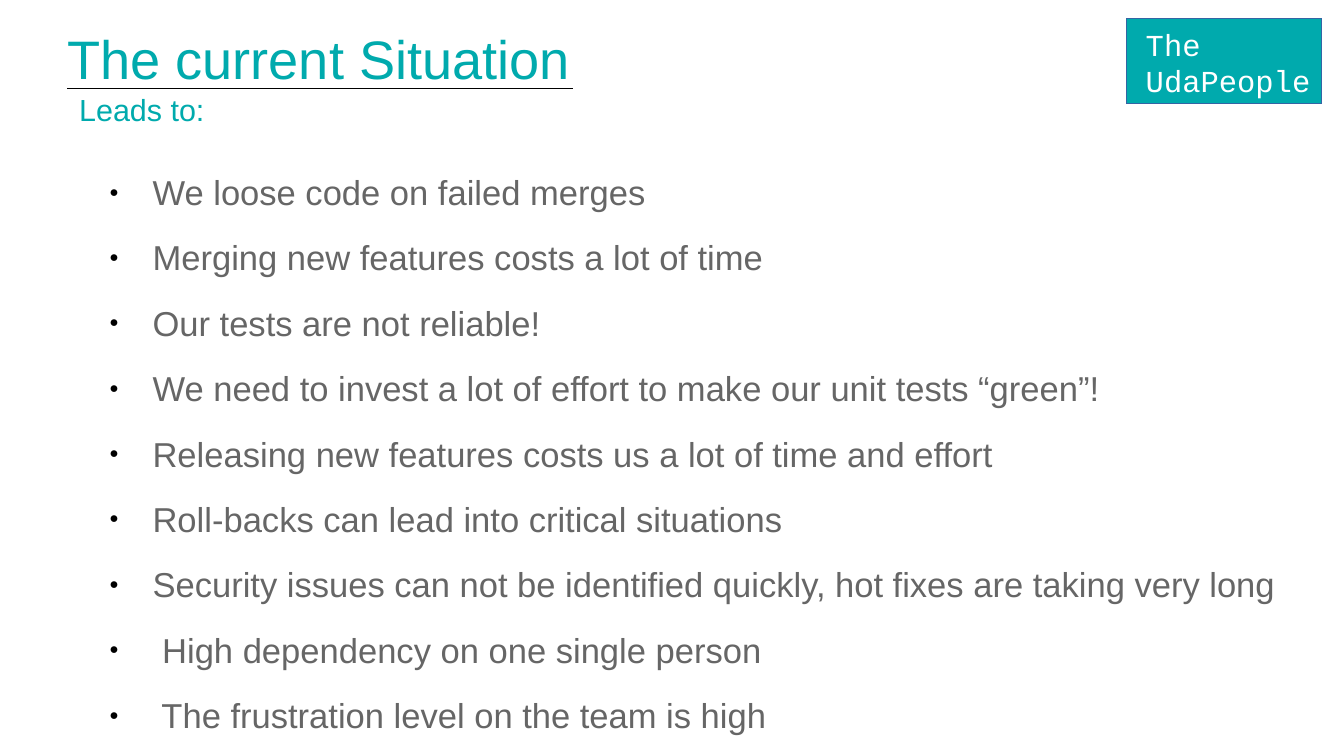
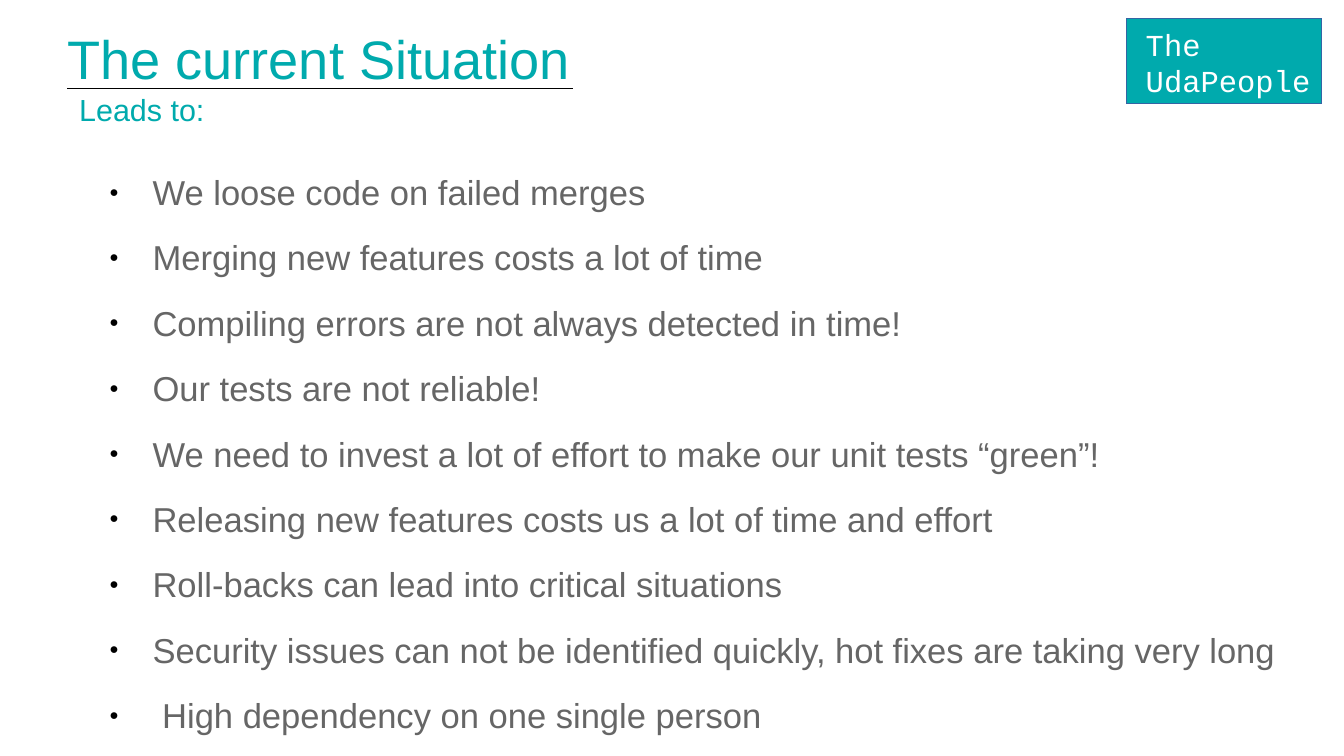
Before and after one commit to holmHin/udacityTest3, a slide deck: slide 3 of presentation/project3.odp. Drawn at 1344x756 pixels with LibreOffice and Linux fonts; fonts in the diff are those of the drawing. Boxes give left, top, right and bottom in pixels: in the first picture for what was removed or moved away, otherwise in the second. Text is boxed around its words. In the diff, an @@ line names an element or a change of style, - is before the commit and + after.

```diff
--- a/presentation/project3.odp
+++ b/presentation/project3.odp
@@ text at [153, 311, 901, 343]: paragraph added @@
+● Compiling errors are not always detected in time!
```
Also in this commit, not shown: 3 other files.
